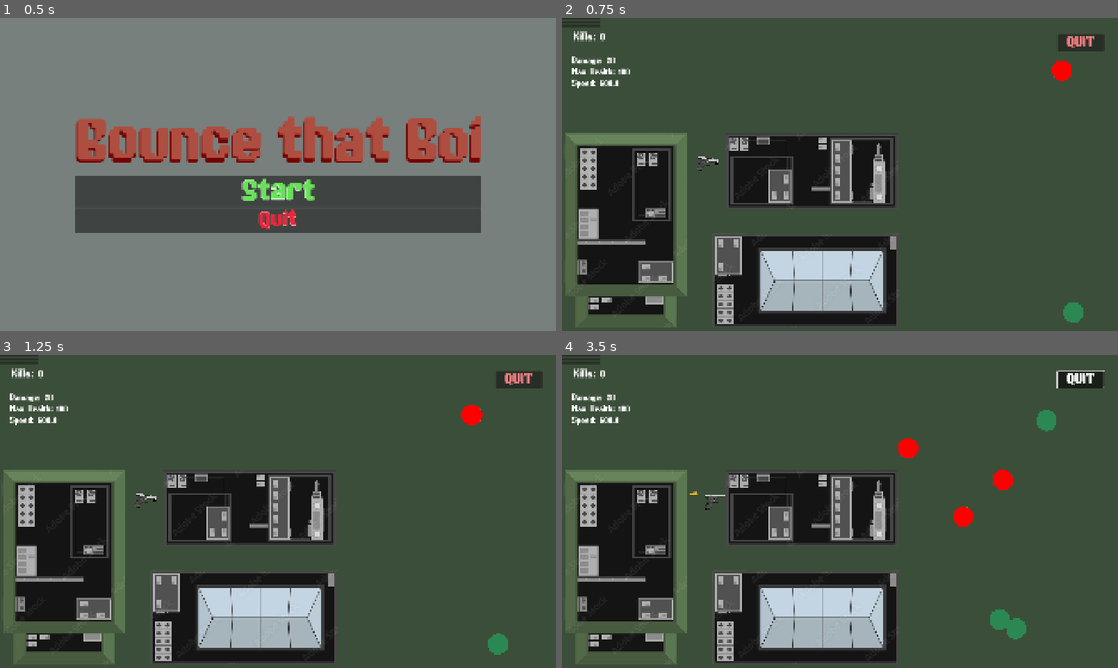
Above: before the commit, frames 1-4 (two rows, left to right).
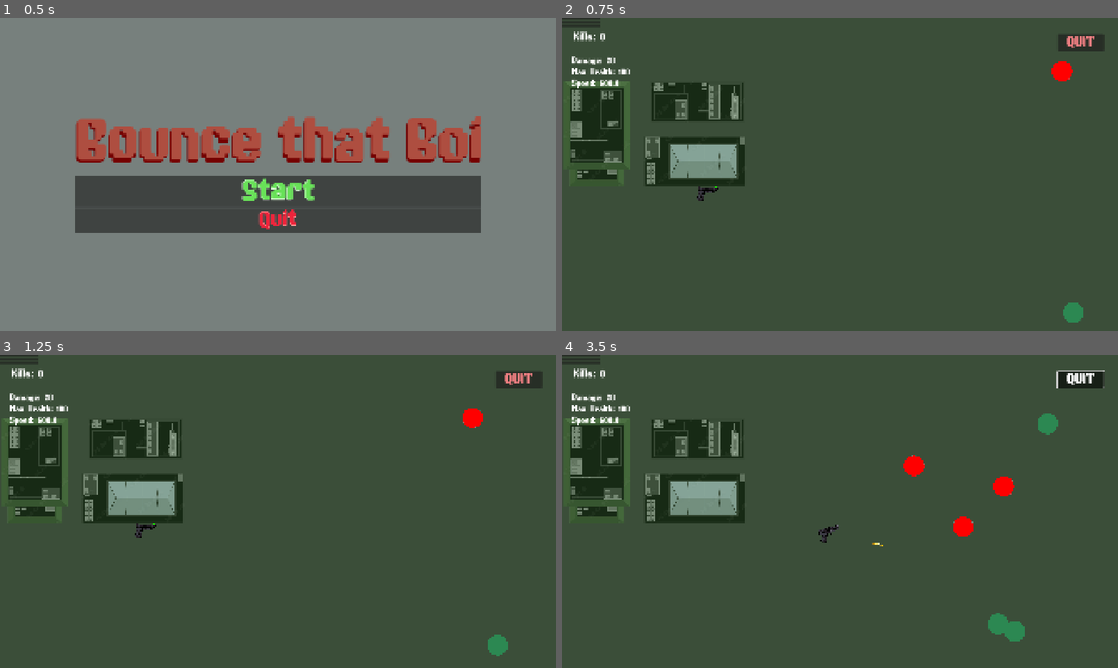
Above: after the commit, the same moments.

Repository: leo434472-oss/godot-game
Game: Godot game, scene res://main_menu.tscn
The game is run twice, just before and just after one commit, with the same random seed, the same clock (stepped at 60 frames per second) and the same inputs.
Inputs (mouse positions are in pixels of both pictures, inside the frame that each line leads up to):
- Up to frame 1 (0.5 s): no input
- Up to frame 2 (0.75 s): click "Start" at 0.5 s
- Up to frame 3 (1.25 s): no input
- Up to frame 4 (3.5 s): click (578, 355) at 1.25 s; click (578, 358) at 2 s; move the mouse to (962, 495) at 2.77 s; hold Right (ui_right) from 2.78 s (still down); hold Space (shoot) from 2.78 s (still down)

Frame 1 is identical in both runs. In frame 2, 28% of the frame differs, in the area x 0-94%, y 13-99%; in frame 3, 28%; in frame 4, 29%, in the area x 0-90%, y 17-99%.

Commit message:
pushpushpush

Diff:
--- a/level.tscn
+++ b/level.tscn
@@ -5,6 +5,18 @@
 [ext_resource type="FontFile" uid="uid://bysc47c2iiipm" path="res://game-paused-demo/Game Paused DEMO.otf" id="2_oi3di"]
 [ext_resource type="Script" uid="uid://c15kdf70uw8e6" path="res://button.gd" id="3_0b4ue"]
 [ext_resource type="Texture2D" uid="uid://c0kgw73bet41u" path="res://1000_F_238160225_JE2dSQuY2neTOui4HunAMlX5lC3MqSA0 (1).png" id="5_f2txt"]
+
+[sub_resource type="RectangleShape2D" id="RectangleShape2D_h3wsx"]
+size = Vector2(424, 567)
+
+[sub_resource type="RectangleShape2D" id="RectangleShape2D_r3u8s"]
+size = Vector2(596, 270)
+
+[sub_resource type="RectangleShape2D" id="RectangleShape2D_05w1u"]
+size = Vector2(353, 122)
+
+[sub_resource type="RectangleShape2D" id="RectangleShape2D_kp4u4"]
+size = Vector2(647, 326)
 
 [sub_resource type="RectangleShape2D" id="RectangleShape2D_4gyqm"]
 size = Vector2(1158, 395.00006)
@@ -18,26 +30,39 @@
 [sub_resource type="RectangleShape2D" id="RectangleShape2D_ojleq"]
 size = Vector2(212.00012, 2310.5)
 
-[sub_resource type="RectangleShape2D" id="RectangleShape2D_h3wsx"]
-size = Vector2(424, 567)
-
-[sub_resource type="RectangleShape2D" id="RectangleShape2D_r3u8s"]
-size = Vector2(596, 270)
-
-[sub_resource type="RectangleShape2D" id="RectangleShape2D_05w1u"]
-size = Vector2(353, 122)
-
-[sub_resource type="RectangleShape2D" id="RectangleShape2D_kp4u4"]
-size = Vector2(647, 326)
-
 [node name="level" type="Node2D" unique_id=1452691641]
 script = ExtResource("1_u52ul")
 
+[node name="CharacterBody2D" type="StaticBody2D" parent="." unique_id=2065741569]
+scale = Vector2(0.545, 0.545)
+collision_layer = 3
+
+[node name="Sprite2D" type="Sprite2D" parent="CharacterBody2D" unique_id=1218851665]
+position = Vector2(582, 735)
+scale = Vector2(1.316, 1.2648903)
+texture = ExtResource("5_f2txt")
+
+[node name="CollisionShape2D" type="CollisionShape2D" parent="CharacterBody2D" unique_id=349120726]
+position = Vector2(221, 678)
+shape = SubResource("RectangleShape2D_h3wsx")
+
+[node name="CollisionShape2D2" type="CollisionShape2D" parent="CharacterBody2D" unique_id=640986034]
+position = Vector2(862, 526)
+shape = SubResource("RectangleShape2D_r3u8s")
+
+[node name="CollisionShape2D3" type="CollisionShape2D" parent="CharacterBody2D" unique_id=231939721]
+position = Vector2(220.5, 1006)
+shape = SubResource("RectangleShape2D_05w1u")
+
+[node name="CollisionShape2D4" type="CollisionShape2D" parent="CharacterBody2D" unique_id=2011480577]
+position = Vector2(841.5, 906)
+shape = SubResource("RectangleShape2D_kp4u4")
+
 [node name="ColorRect" type="ColorRect" parent="." unique_id=630661440]
-offset_left = -7.0
-offset_top = -3.0
-offset_right = 1922.0
-offset_bottom = 1087.0
+offset_left = -4.0
+offset_top = -11.0
+offset_right = 1925.0
+offset_bottom = 1079.0
 color = Color(0.11372549, 0.30980393, 0.09019608, 0.37254903)
 
 [node name="Timer" type="Timer" parent="." unique_id=1709929050]
@@ -147,30 +172,6 @@
 position = Vector2(-1182, 862.99994)
 shape = SubResource("RectangleShape2D_ojleq")
 
-[node name="CharacterBody2D" type="StaticBody2D" parent="." unique_id=2065741569]
-collision_layer = 3
-
-[node name="Sprite2D" type="Sprite2D" parent="CharacterBody2D" unique_id=1218851665]
-position = Vector2(582, 735)
-scale = Vector2(1.316, 1.2648903)
-texture = ExtResource("5_f2txt")
-
-[node name="CollisionShape2D" type="CollisionShape2D" parent="CharacterBody2D" unique_id=349120726]
-position = Vector2(221, 678)
-shape = SubResource("RectangleShape2D_h3wsx")
-
-[node name="CollisionShape2D2" type="CollisionShape2D" parent="CharacterBody2D" unique_id=640986034]
-position = Vector2(862, 526)
-shape = SubResource("RectangleShape2D_r3u8s")
-
-[node name="CollisionShape2D3" type="CollisionShape2D" parent="CharacterBody2D" unique_id=231939721]
-position = Vector2(220.5, 1006)
-shape = SubResource("RectangleShape2D_05w1u")
-
-[node name="CollisionShape2D4" type="CollisionShape2D" parent="CharacterBody2D" unique_id=2011480577]
-position = Vector2(841.5, 906)
-shape = SubResource("RectangleShape2D_kp4u4")
-
 [connection signal="timeout" from="Timer" to="." method="_on_timer_timeout"]
 [connection signal="timeout" from="UI/Timer2" to="." method="_on_timer_2_timeout"]
 [connection signal="pressed" from="UI/quit_button" to="." method="_on_button_pressed"]
--- a/player.tscn
+++ b/player.tscn
@@ -2,7 +2,7 @@
 
 [ext_resource type="Script" uid="uid://dtfaoxviqceoo" path="res://player.gd" id="1_onrkg"]
 [ext_resource type="Script" uid="uid://dnwrrqoxmkv56" path="res://hurtbox.gd" id="2_i3pqv"]
-[ext_resource type="Texture2D" uid="uid://dqln0co1u5q70" path="res://first gun.png" id="2_onrkg"]
+[ext_resource type="Texture2D" uid="uid://chiqb7lk3bg3d" path="res://1xuo7j0mb1b91.png" id="3_i3pqv"]
 
 [node name="Player" type="CharacterBody2D" unique_id=156258959 groups=["Player"]]
 scale = Vector2(0.8, 0.8)
@@ -11,21 +11,18 @@
 script = ExtResource("1_onrkg")
 
 [node name="CollisionPolygon2D2" type="CollisionPolygon2D" parent="." unique_id=1215868916]
+position = Vector2(-1.25, 0)
 scale = Vector2(0.995, 0.995)
-polygon = PackedVector2Array(-18, 40, -8, 10, 15, 11, 19, -4, 46, -5, 47, -22, -37, -24, -39, -13, -43, -7, -42, -5, -37, -7, -33, -7, -31, -3, -28, 0, -29, 3, -36, 21, -39, 25, -40, 28, -39, 33, -37, 36, -39, 38, -17, 41)
+polygon = PackedVector2Array(-16.33166, 37.688442, -8.79397, 11.306532, 10.050251, 11.306532, 10.050251, 2.5125628, 48.994976, -1.2562814, 50.251255, -22.613064, -37.68844, -22.613064, -36.43216, -12.562814, -38.94472, -3.7688441, -30.150753, 1.2562814, -41.457283, 27.638191, -32.663315, 37.688442)
 
 [node name="Hurtbox" type="Area2D" parent="." unique_id=1604798201 groups=["Player"]]
 scale = Vector2(0.995, 0.995)
 script = ExtResource("2_i3pqv")
 
-[node name="CollisionPolygon2D" type="CollisionPolygon2D" parent="Hurtbox" unique_id=228761799]
-scale = Vector2(0.995, 0.995)
-polygon = PackedVector2Array(-18, 40, -8, 10, 15, 11, 19, -4, 46, -5, 47, -22, -37, -24, -39, -13, -43, -7, -42, -5, -37, -7, -33, -7, -31, -3, -28, 0, -29, 3, -36, 21, -39, 25, -40, 28, -39, 33, -37, 36, -39, 38, -17, 41)
-
 [node name="Sprite2D" type="Sprite2D" parent="." unique_id=1961614394]
-position = Vector2(26.875004, 12.000008)
-scale = Vector2(0.050842285, 0.045410153)
-texture = ExtResource("2_onrkg")
+position = Vector2(2.5, 7.5000005)
+scale = Vector2(0.140625, 0.13281249)
+texture = ExtResource("3_i3pqv")
 
 [node name="Muzzle" type="Marker2D" parent="." unique_id=822706832]
 position = Vector2(49, -18)
Binary file added: 1xuo7j0mb1b91.png
Not shown, added: 1xuo7j0mb1b91.png.import
